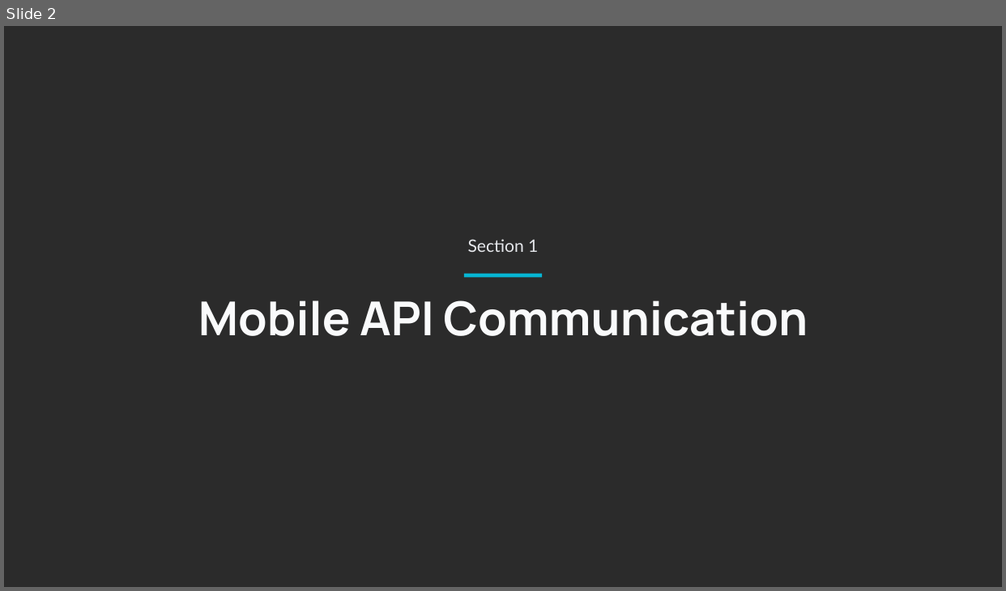
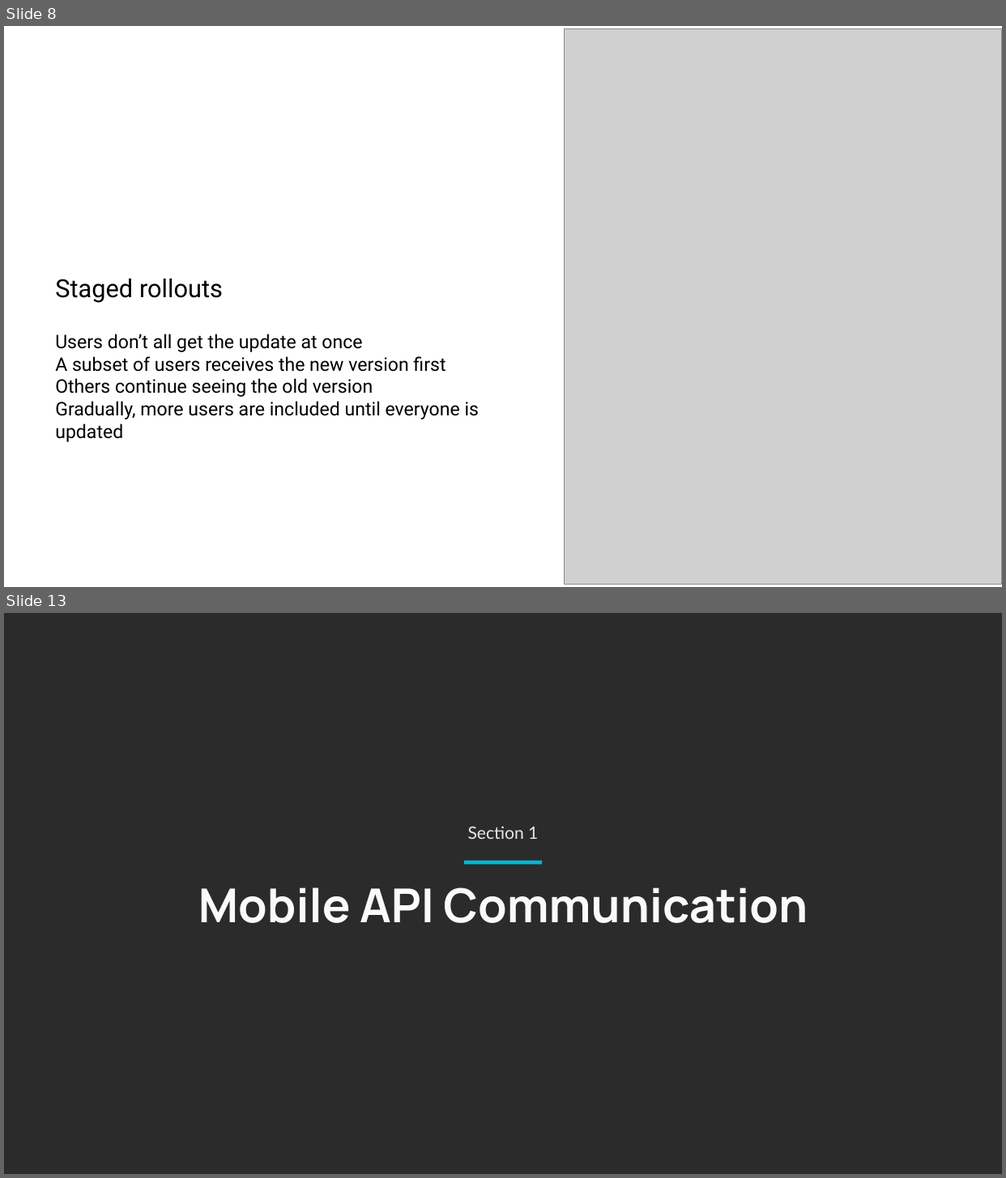
Before and after one commit to rusudinu/mobile-and-embedded-computing, a slide deck: lectures/Mobile-and-Embedded-Lecture6.pptx. Shown one above the other, each under a label of ours: slide 2 before the commit, slides 8 and 13 after it; the slides between them are not shown. The pictures are 1006x591 and 1006x1178 pixels, drawn with LibreOffice and Linux fonts; fonts in the diff are those of the drawing; grey boxes stand for pictures; background and template pictures are left out; a plain dark background stands for a picture behind light text. Boxes give left, top, right and bottom in pixels: in the first picture for what was removed or moved away, otherwise in the second. Text is boxed around its words. In the diff, an @@ line names an element or a change of style, - is before the commit and + after.

```diff
--- a/lectures/Mobile-and-Embedded-Lecture6.pptx
+++ b/lectures/Mobile-and-Embedded-Lecture6.pptx
@@ slide 8 added at bbox=[4, 26, 1002, 587], background #FFFFFF @@
@@ picture added at bbox=[565, 29, 1002, 584] @@
@@ text added at bbox=[55, 279, 223, 303], 24 pt, text #000000 @@
+Staged rollouts
@@ text added at bbox=[55, 334, 479, 420], 18 pt, text #000000 @@
+Users don’t all get the update at once
+A subset of users receives the new version first
+Others continue seeing the old version
+Gradually, more users are included until everyone is updated
@@ what was slide 2 is now slide 13 @@
```
Also in this commit, not shown: 1 slide changed, 10 other slides added.
